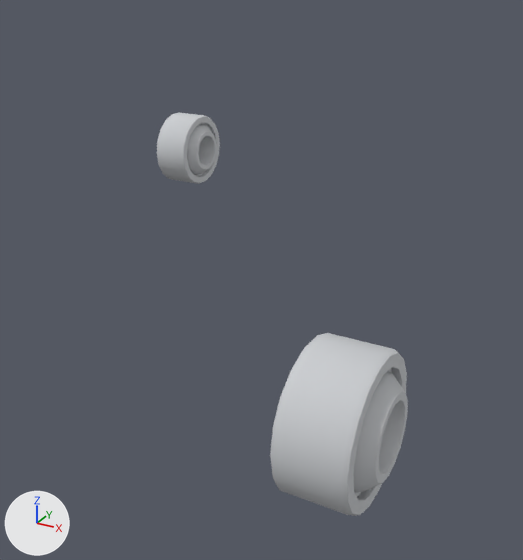
Two versions of the OBJ model GMR_Wato/humanoid_urdf/meshes/l_shank_foot_1.obj, one commit apart.
One viewpoint serves both versions: a camera (50 mm lens) standing at (223.2, -344.8, 83.1) and looking at (159.7, -229.4, 25.4). Arrows for +X, +Y and +Z are at lower left; the lights stay in place. The first picture is the older version. Where no turn or scale is listed for an object, it has been applied to the vertices. Vertices at exactly the same position are counted once.

The scene before the commit, as lines of its bpy script (objects in view):
```python
me_l_shank_foot_1 = bpy.data.meshes.new('l_shank_foot_1')
me_l_shank_foot_1.from_pydata(...)  # 936 vertices, 1872 faces; spans x 101.8..203.8, y -289.0..-167.9, z 25.6..44.4
me_l_shank_foot_1.materials.append(mat_l_shank_foot_1)  # light grey #ccced2
ob_l_shank_foot_1 = bpy.data.objects.new('l_shank_foot_1', me_l_shank_foot_1)
ob_l_shank_foot_1.location = (0.0, 0.0, 0.0)
```
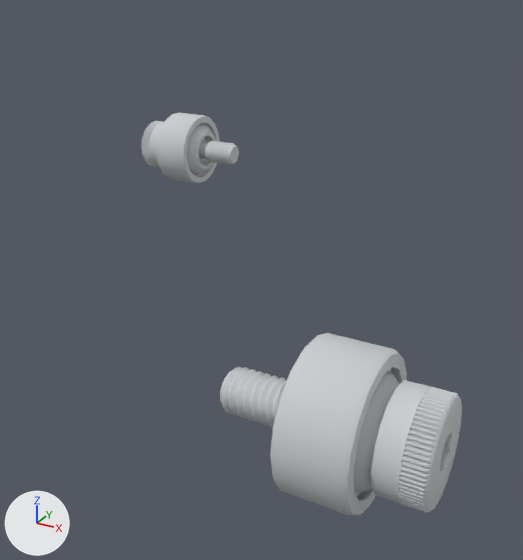
Where the change shows, as pixel boxes [x1, y1, x2, y2] in the pictures (523 x 560 px):
'l_shank_foot_1', reshaped (28% wider): before [157, 112, 408, 516]; after [141, 112, 462, 516]
part 1 of me_l_shank_foot_1, added: after [220, 367, 462, 513]
part 2 of me_l_shank_foot_1, added: after [141, 121, 239, 167]

Diff of the bpy script that builds the scene:
```diff
--- a/GMR_Wato/humanoid_urdf/meshes/l_shank_foot_1.obj.py
+++ b/GMR_Wato/humanoid_urdf/meshes/l_shank_foot_1.obj.py
@@ me_l_shank_foot_1 @@
 # used by ob_l_shank_foot_1; location = (0.0, 0.0, 0.0)
-me_l_shank_foot_1.from_pydata(...)  # 936 vertices, 1872 faces; spans x 101.8..203.8, y -289.0..-167.9, z 25.6..44.4
+me_l_shank_foot_1.from_pydata(...)  # 5186 vertices, 10364 faces; spans x 95.8..209.8, y -289.0..-167.9, z 25.6..44.4
+# me_l_shank_foot_1 part 1: a new loose piece of 2125 vertices spanning x 182.8..209.8, y -286.0..-273.0, z 28.5..41.5, in mat_l_shank_foot_1 (light grey #ccced2)
+# me_l_shank_foot_1 part 2: a new loose piece of 2125 vertices spanning x 95.8..122.8, y -183.9..-170.9, z 28.5..41.5, in mat_l_shank_foot_1 (light grey #ccced2)
 me_l_shank_foot_1.materials.append(mat_l_shank_foot_1)
```
